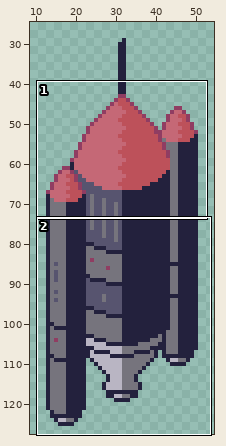
Two versions of one pixel-art file, resources/rocket.aseprite. The picture above shows the old version from afar; the outline marks the close-up.
Close-up. As it was:
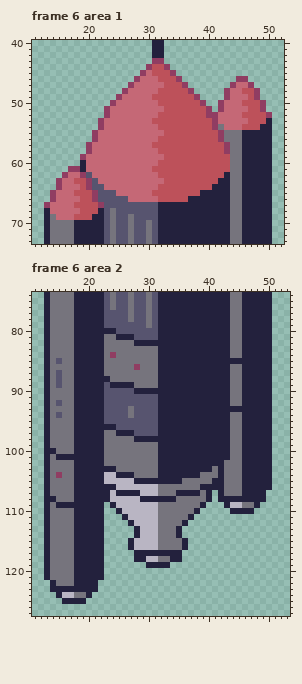
64x128 pixels, 6 frames. Shown: frame 6 area 1: x 11..52, y 40..73; frame 6 area 2: x 11..53, y 74..127. The wide view leaves out empty margins. The commit also changed other frames or places, which this record leaves out.
Now the later version:
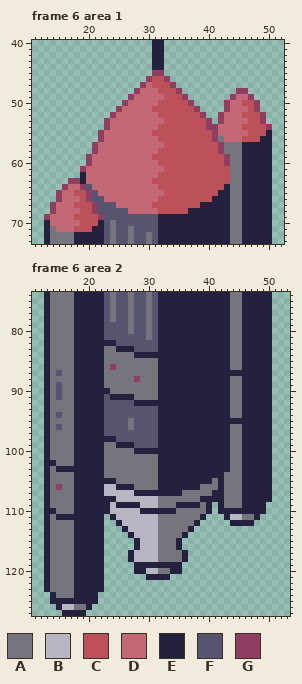
Palette (. is transparent): A #76747d  B #b9b5c3  C #bd515a  D #c56876  E #23213d  F #57546f  G #903d62
Change:
Changed rows in their new state; - is an unchanged pixel.
Frame 6 area 1, layers "Wall", "Rocket":
first column x 13:
43 ------------------EE------------------
44 -----------------.EE.-----------------
45 ----------------..GG..----------------
46 ---------------..GC-G..---------..----
47 --------------..G-CC-G..-------....---
48 -------------..G------G..-----..GG..--
49 ------------..G---DD---G..----.G--G.--
50 -----------..G----------G..--.G----G.-
51 ----------..G-----CC-----G..-.G----G.-
52 ----------.G--------------G..G------G.
53 ---------.G-------DD-------G.G------G.
54 ---------.G----------------G-D------CG
55 --------.G--------CC--------GDDDDDCCC-
56 --------.G------------------GADDDCCC--
57 -------.G---------DD---------GA-------
58 -------.G--------------------GA-------
59 ------.G----------CC----------G-------
60 ------.G----------------------G-------
61 ----..G-----------DD------------------
62 ---...ED----------------------C-------
63 --..GGEDD---------CC---------CC-------
64 --.G--GFDD------------------CC--------
65 -.G----GFDDD------DD------CCC---------
66 -.G----GF-DDDD----------CCCC----------
67 .G------GF--DDDDDDCCCCCCCC------------
68 .G------GF-F--DDDDDCCCCC--------------
69 GD------CG-F--F-----------------------
70 -DDDDDCCC-----F--F--------------------
71 --DDDCCC---------F--------------------
Frame 6 area 2, layers "Wall", "Rocket":
first column x 13:
 77 -----------A--------------------------
 78 -----------A--------------------------
 79 --------------A-----------------------
 80 ----------FF--A--A--------------------
 81 ----------FFFFF--A--------------------
 82 ----------EEFFFFFFF-------------------
 83 ------------EEEFFFF-------------------
 84 -----------A---EEEE-------------------
 85 --A----------------------------AA-----
 86 -----------G---A----------------------
 87 -------------------------------EE-----
 88 --A-------A----G----------------------
 89 ----------AAAAA-----------------------
 90 --F-------EAAAAAAAA-------------------
 91 --F--------EEEEAAAA-------------------
 92 --A------------EEEE-------------------
 93 --------------F----------------AA-----
 94 --------------F-----------------------
 95 --------------A----------------EE-----
 96 --F-------FF--A-----------------------
 97 ----------FFFFF-----------------------
 98 ----------EEFFFFFFF-------------------
 99 ------------EEEFFFF-------------------
100 -A-------------EEEE-------------------
101 --AAA---------------------------------
102 -E----------------------------E-------
103 --EEE-----AA----------------E-E-------
104 --A-------AAAAA-----------EEE---------
105 ----------EEAAAAAAA----EEEEEA---------
106 --G-------BBEEEAAAAEEEEEEEAAA---------
107 ----------B-BBB-EEEEEE-AAA-AE--------E
108 -A---------E----BBBAAA----E-E-AAA----E
109 --AAA-----EBEEEE------EEEEAE-EAAAEE-E-
110 -E--------EBB---EEEEEE---AAE-EE----EE-
111 --EEE------EBB----------AAE---EBBAAE--
112 ------------EBB--------AAE-----EEEE---
113 -------------EBB------AAE-------------
114 --------------EB------AE--------------
115 --------------.E------E.--------------
116 --------------.E------E.--------------
117 --------------EBBBBAAAAE--------------
118 --------------EBB----AAE--------------
119 ---------------EE----EE---------------
120 ---------------EEBBAAEE---------------
121 -----------------EEEE-----------------
122 EA-------E----------------------------
123 EAAAA----E----------------------------
124 -EAAAEE-E-----------------------------
125 -EE----EE-----------------------------
126 --EBBAAE------------------------------
127 ---EEEE-------------------------------
Boxes around the changes in both close-ups, in picture pixels (x1, y1, x2, y2):
changed: (44, 58, 272, 232)
changed: (104, 310, 272, 580)
changed: (50, 358, 74, 520)
changed: (44, 580, 104, 616)
